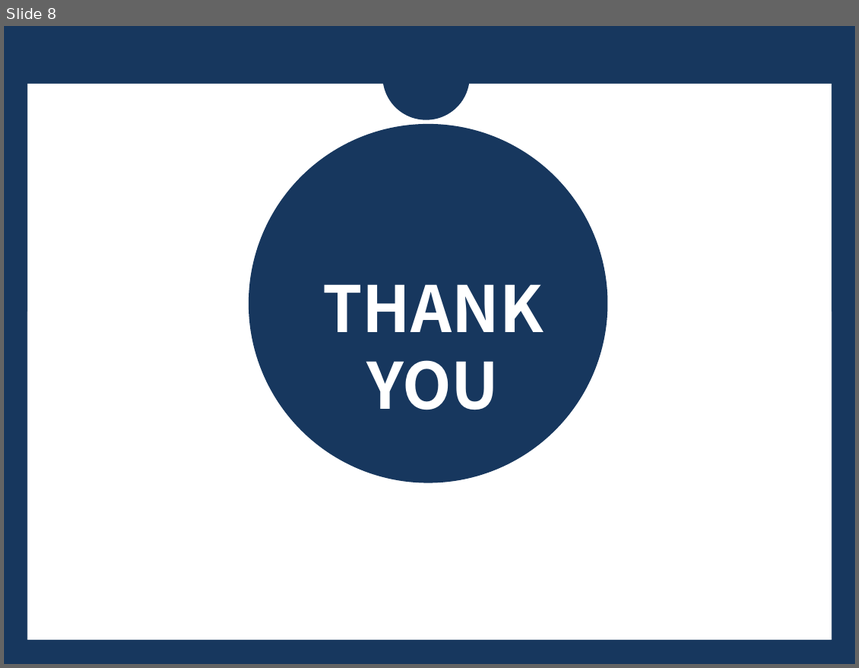
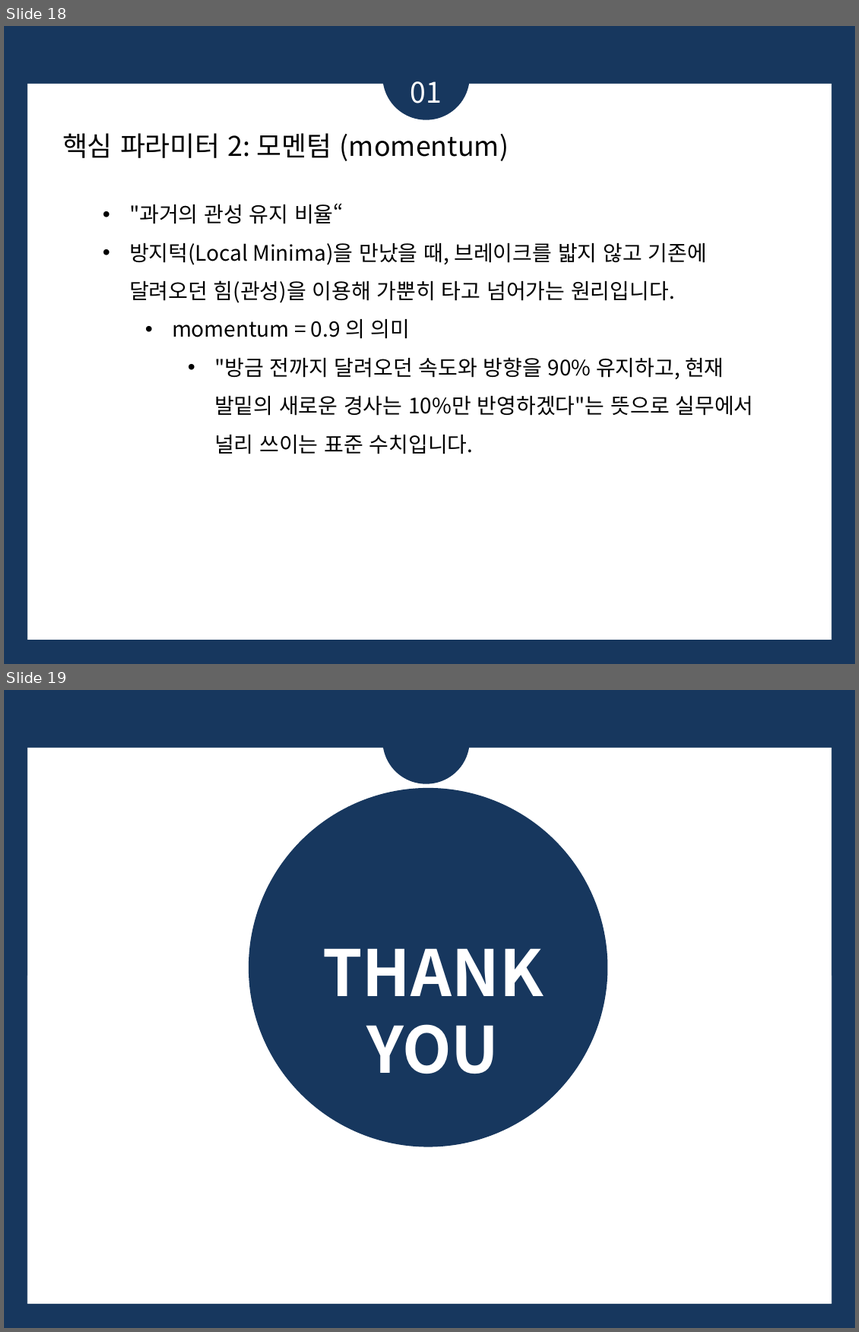
Before and after one commit to bsmoon-86/multicam_2025, a slide deck: PPT/딥러닝.pptx. Shown one above the other, each under a label of ours: slide 8 before the commit, slides 18 and 19 after it. The pictures are 859x668 and 859x1332 pixels, drawn with LibreOffice and Linux fonts; fonts in the diff are those of the drawing. Boxes give left, top, right and bottom in pixels: in the first picture for what was removed or moved away, otherwise in the second. Text is boxed around its words. In the diff, an @@ line names an element or a change of style, - is before the commit and + after.

```diff
--- a/PPT/딥러닝.pptx
+++ b/PPT/딥러닝.pptx
@@ slide 18 added at (4,26,855,664), background #17375E; not listed: 1 template element that a slide beside it also shows @@
@@ ellipse added at (382,33,470,119), fill #17375E @@
@@ text added at (411,81,442,104), 24 pt, text #FFFFFF @@
+01
@@ text added at (63,133,509,161), 23 pt, text #000000 @@
+핵심 파라미터 2: 모멘텀 (momentum)
@@ text added at (129,203,754,455), 18 pt, text #000000 @@
+• "과거의 관성 유지 비율“
+• 방지턱(Local Minima)을 만났을 때, 브레이크를 밟지 않고 기존에 달려오던 힘(관성)을 이용해 가뿐히 타고 넘어가는 원리입니다.
+  • momentum = 0.9 의 의미
+    • "방금 전까지 달려오던 속도와 방향을 90% 유지하고, 현재 발밑의 새로운 경사는 10%만 반영하겠다"는 뜻으로 실무에서 널리 쓰이는 표준 수치입니다.
@@ what was slide 8 is now slide 19 @@
```
Also in this commit, not shown: 3 slides changed, 13 other slides added, 3 slides removed, 8 other files.
